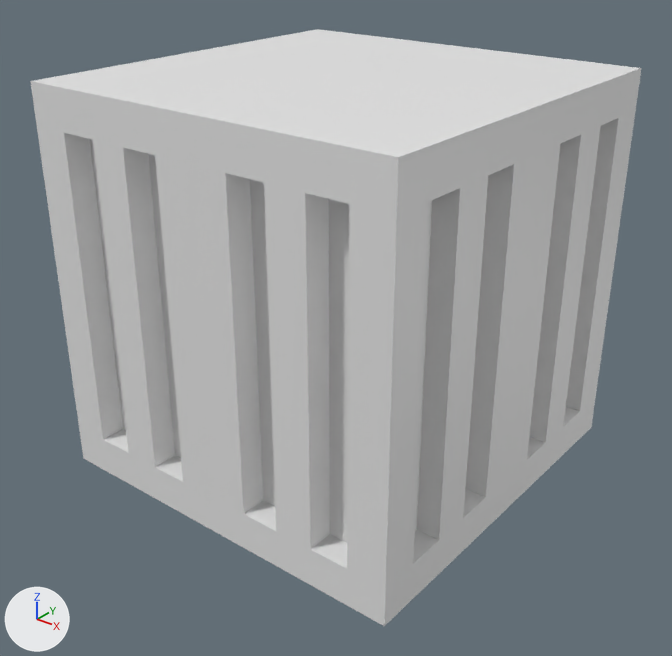
What one commit did to the FBX model GT_FinalProject/Assets/TowerBlocks/MidVertWindows.fbx.
The view is the same before and after, from a 50 mm lens placed at (7.88, -3.38, 4.61), pointed at (5.22, -0.06, 2.55). The lights are fixed; the arrows at lower left show +X, +Y and +Z. Where no turn or scale is listed for an object, it has been applied to the vertices.

The scene before the commit, as lines of its bpy script (objects in view):
```python
me_cube_010 = bpy.data.meshes.new('Cube.010')
me_cube_010.from_pydata(...)  # 386 vertices, 384 faces; spans x -1.0..1.0, y -1.0..1.0, z 0.0..2.0
ob_midvertwindows = bpy.data.objects.new('MidVertWindows', me_cube_010)
ob_midvertwindows.location = (5.188, 0.064, 1.788)
```
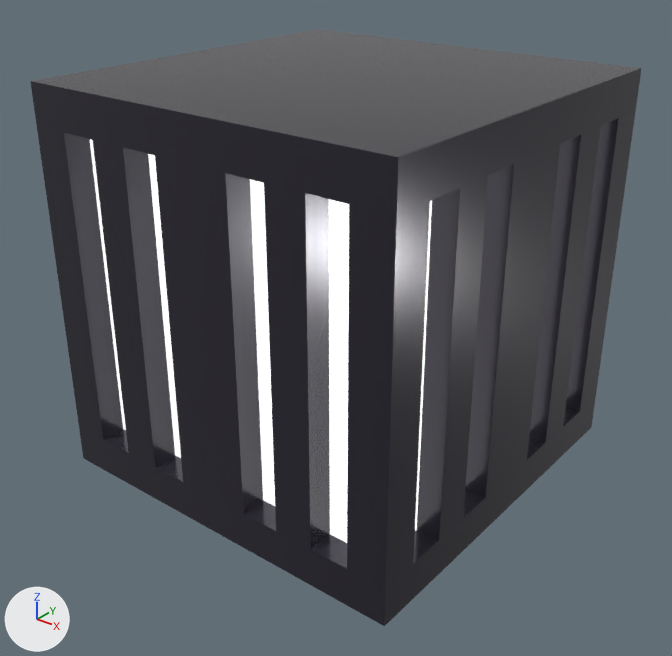
The change in detail:
Material 'WhiteLight' (mat_whitelight) is new.
Its base color is (0.8, 0.8, 0.8) (white #e7e7e7).
Its emission strength is 1.0.
Material 'DefaultTower' (mat_defaulttower) is new.
Its base color is (0.0292, 0.0262, 0.0397) (black #302d38).
Its metallic is 0.267.
Its roughness is 0.183.
me_cube_010 has 386 vertices, 384 faces and spans x -1.0..1.0, y -1.0..1.0, z 0.0..2.0.
me_cube_010 is used by ob_midvertwindows; location (5.188, 0.064, 1.788).
me_cube_010 part 1: 368 of the faces centred in x -1.0..1.0, y -1.0..1.0, z 0.0..2.0 switch from no material to mat_defaulttower (black #302d38).
me_cube_010 now uses material mat_whitelight (white #e7e7e7).

Where the change shows, as pixel boxes [x1, y1, x2, y2] in the pictures (672 x 656 px):
part 1 of me_cube_010, recoloured: [30, 29, 642, 626] in both
